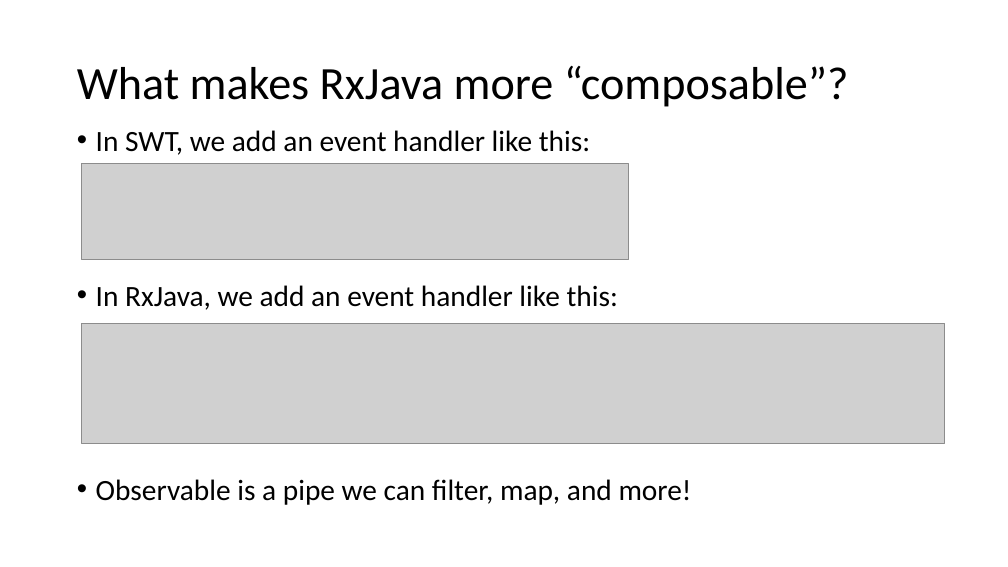
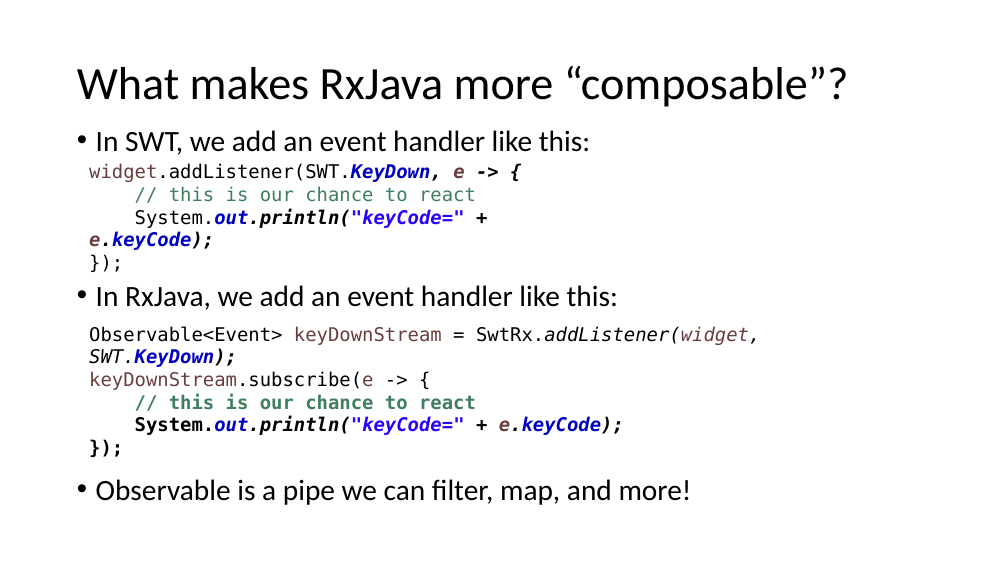
Before and after one commit to diffplug/rxjava-and-swt, a slide deck: slide 3 of RxJava and SWT.pptx. Drawn at 1008x567 pixels with LibreOffice and Linux fonts; fonts in the diff are those of the drawing; grey boxes stand for pictures. Boxes give left, top, right and bottom in pixels: in the first picture for what was removed or moved away, otherwise in the second. Text is boxed around its words. In the diff, an @@ line names an element or a change of style, - is before the commit and + after.

Commit message:
Updated slides.

```diff
--- a/RxJava and SWT.pptx
+++ b/RxJava and SWT.pptx
@@ picture removed at [82,164,628,260] @@
@@ text added at [89,163,476,250], 18 pt, text #000000 @@
+widget.addListener(SWT.KeyDown, e -> {
+// this is our chance to react
+System.out.println("keyCode=" + e.keyCode);
+});
@@ picture removed at [82,323,945,443] @@
@@ text added at [89,326,760,435], 18 pt, text #000000 @@
+Observable<Event> keyDownStream = SwtRx.addListener(widget, SWT.KeyDown);
+keyDownStream.subscribe(e -> {
+// this is our chance to react
+System.out.println("keyCode=" + e.keyCode);
+});
```
Also in this commit, not shown: 6 other slides changed, 11 slides added, 1 slide removed.
